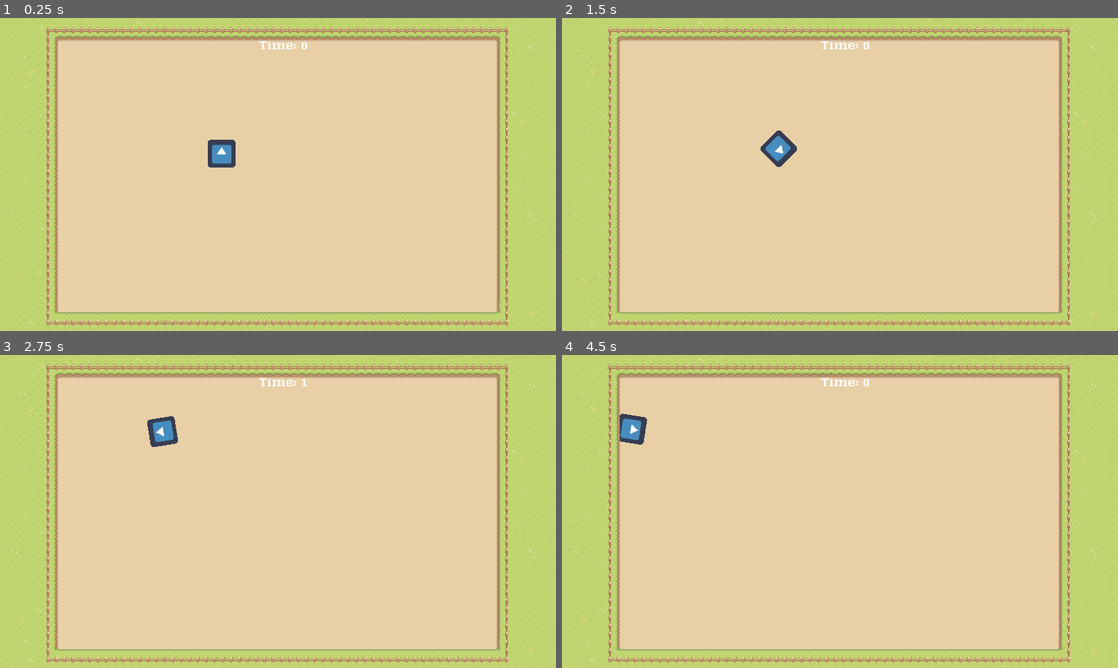
Above: before the commit, frames 1-4 (two rows, left to right).
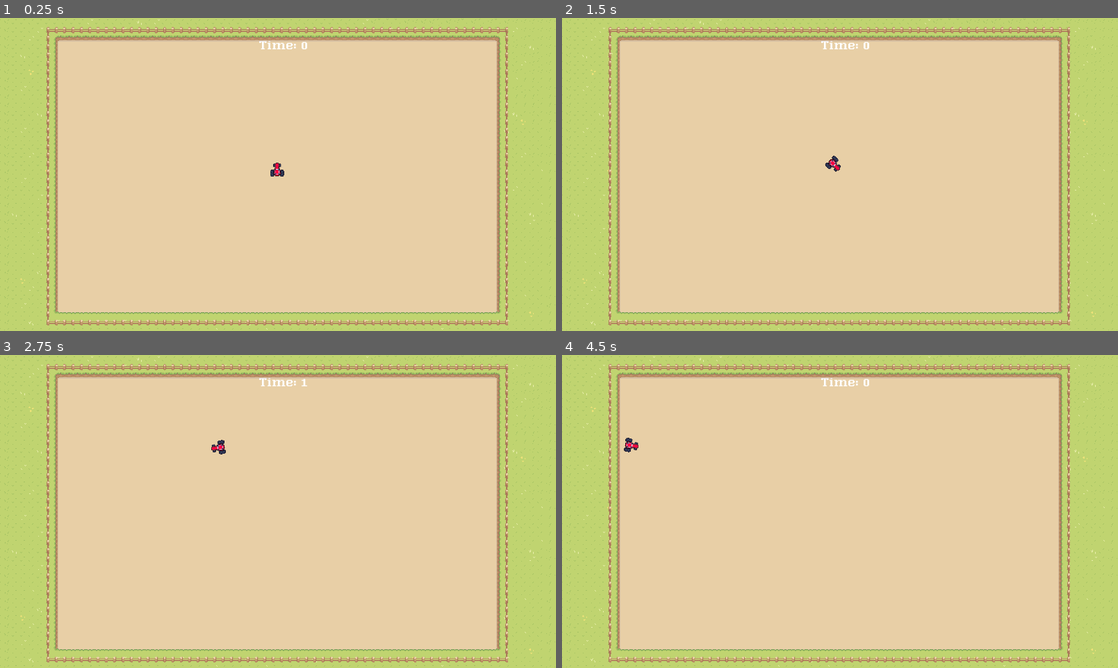
Above: after the commit, the same moments.

Repository: EmilBert/Harvest
Game: Godot game, scene res://World.tscn
The game is run twice, just before and just after one commit, with the same random seed, the same clock (stepped at 60 frames per second) and the same inputs. The engine's default icon, where the game draws it, is replaced by a stand-in: a white triangle on a blue panel in a dark square.
Inputs:
- Up to frame 1 (0.25 s): no input
- Up to frame 2 (1.5 s): tap Enter at 0.5 s; hold Right (ui_right) 0.53-1.28 s; tap Space (ui_select) at 0.77 s; hold Down (ui_down) from 1.28 s (still down)
- Up to frame 3 (2.75 s): tap Space (ui_select) at 1.52 s; release Down (ui_down) at 2.03 s; hold Right (ui_right) from 2.03 s (still down)
- Up to frame 4 (4.5 s): release Right (ui_right) at 2.78 s; hold Up (ui_up) 2.78-3.53 s; tap Space (ui_select) at 3.02, 3.77 s; hold Left (ui_left) from 3.53 s (still down)

The runs differ from the first frame. In frame 1, 0.5% of the frame differs, in the area x 37-52%, y 38-51%; in frame 2, 0.5%, in the area x 35-51%, y 35-50%; in frame 3, 0.5%; in frame 4, 0.5%.

Commit message:
tractor image imported

Diff:
--- a/Tractor.tscn
+++ b/Tractor.tscn
@@ -1,16 +1,16 @@
 [gd_scene load_steps=6 format=2]
 
 [ext_resource path="res://Tractor.gd" type="Script" id=1]
-[ext_resource path="res://icon.png" type="Texture" id=2]
+[ext_resource path="res://tractor.png" type="Texture" id=2]
 
-[sub_resource type="AtlasTexture" id=1]
+[sub_resource type="AtlasTexture" id=4]
 flags = 4
 atlas = ExtResource( 2 )
-region = Rect2( 0, 0, 64, 64 )
+region = Rect2( 0, 0, 32, 32 )
 
 [sub_resource type="SpriteFrames" id=2]
 animations = [ {
-"frames": [ SubResource( 1 ) ],
+"frames": [ SubResource( 4 ) ],
 "loop": true,
 "name": "default",
 "speed": 5.0
--- a/World.tscn
+++ b/World.tscn
@@ -36,10 +36,8 @@
 format = 1
 tile_data = PoolIntArray( 65546, 0, 65537, 65547, 0, 65537, 65548, 0, 65537, 65549, 0, 65537, 65550, 0, 65537, 65551, 0 …(34602 unchanged characters)…
 
-[node name="Tractor" parent="." instance=ExtResource( 1 )]
-position = Vector2( 510, 312 )
-
 [node name="Timer" parent="." instance=ExtResource( 2 )]
 position = Vector2( 7, 26 )
 
 [node name="Tractor" parent="." instance=ExtResource( 1 )]
+position = Vector2( 638, 349 )
Binary file added: tractor.png
Not shown, added: tractor.png.import
